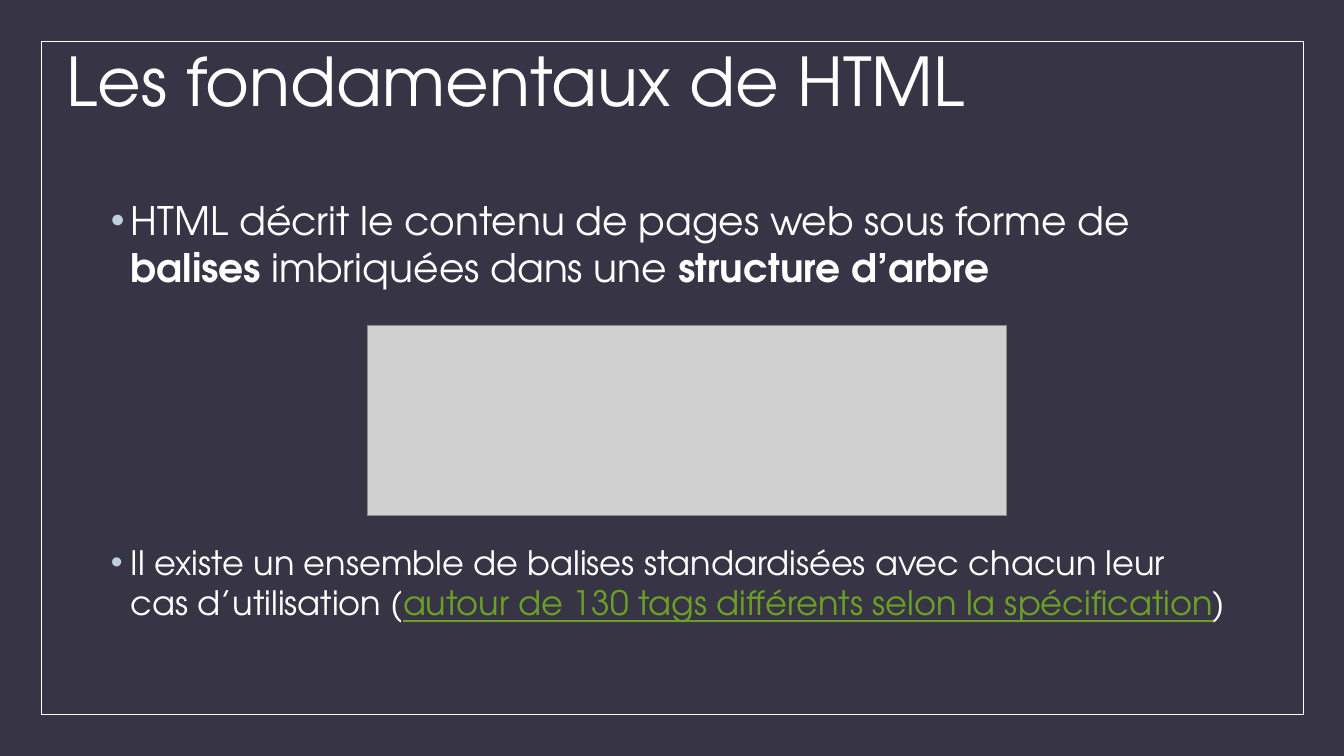
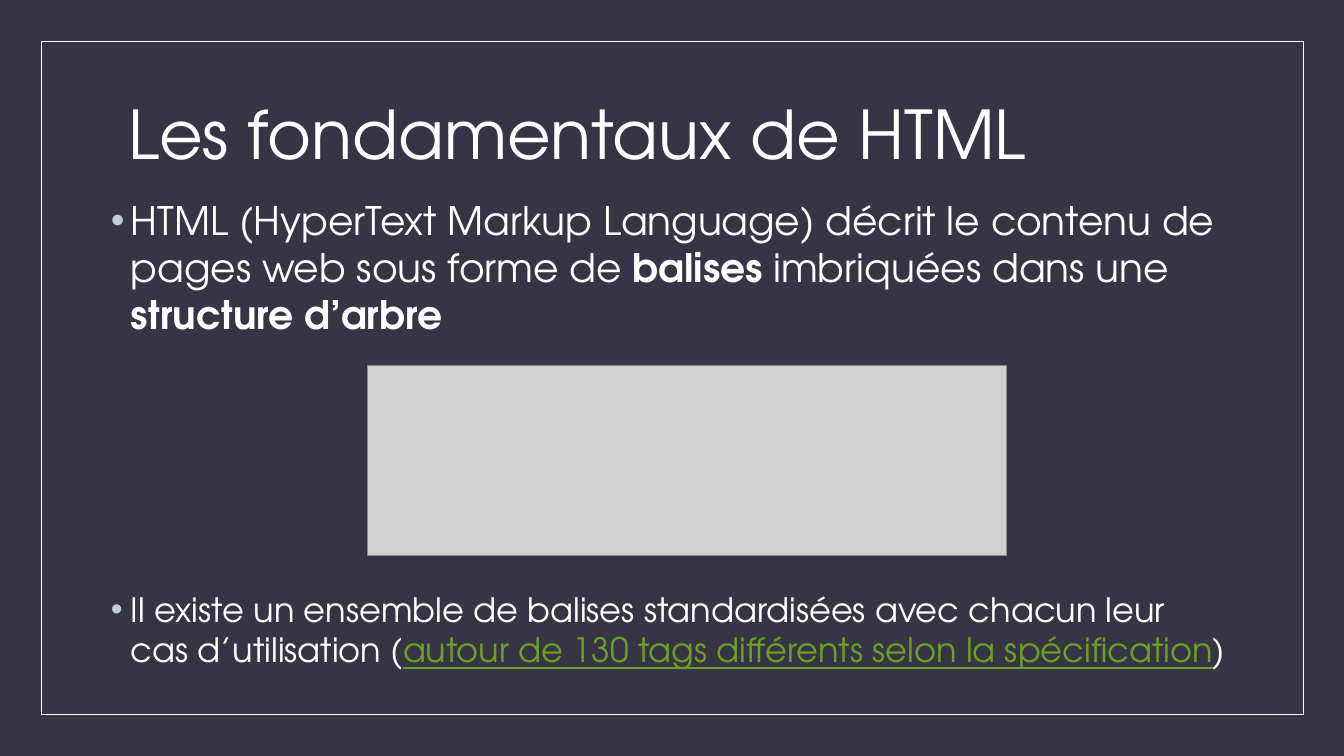
Before and after one commit to worldline/html-css-training, a slide deck: slide 4 of presenter_fr.pptx (slide 3 before the commit). Drawn at 1344x756 pixels with LibreOffice and Linux fonts; fonts in the diff are those of the drawing; grey boxes stand for pictures. Boxes give left, top, right and bottom in pixels: in the first picture for what was removed or moved away, otherwise in the second. Text is boxed around its words. In the diff, an @@ line names an element or a change of style, - is before the commit and + after.

Commit message:
wip slides

```diff
--- a/presenter_fr.pptx
+++ b/presenter_fr.pptx
@@ title "Les fondamentaux de HTML" rewrapped from [67, 41, 964, 107] to [128, 109, 1026, 160] @@
@@ text at [131, 205, 1214, 330]: text changed @@
-• HTML décrit le contenu de pages web sous forme de balises imbriquées dans une structure d’arbre
+• HTML (HyperText Markup Language) décrit le contenu de pages web sous forme de balises imbriquées dans une structure d’arbre
@@ picture: place and size @@
-picture at [368, 325, 1007, 515]
+picture at [368, 366, 1007, 557]
```
Also in this commit, not shown: 2 other slides changed, 4 slides added.
